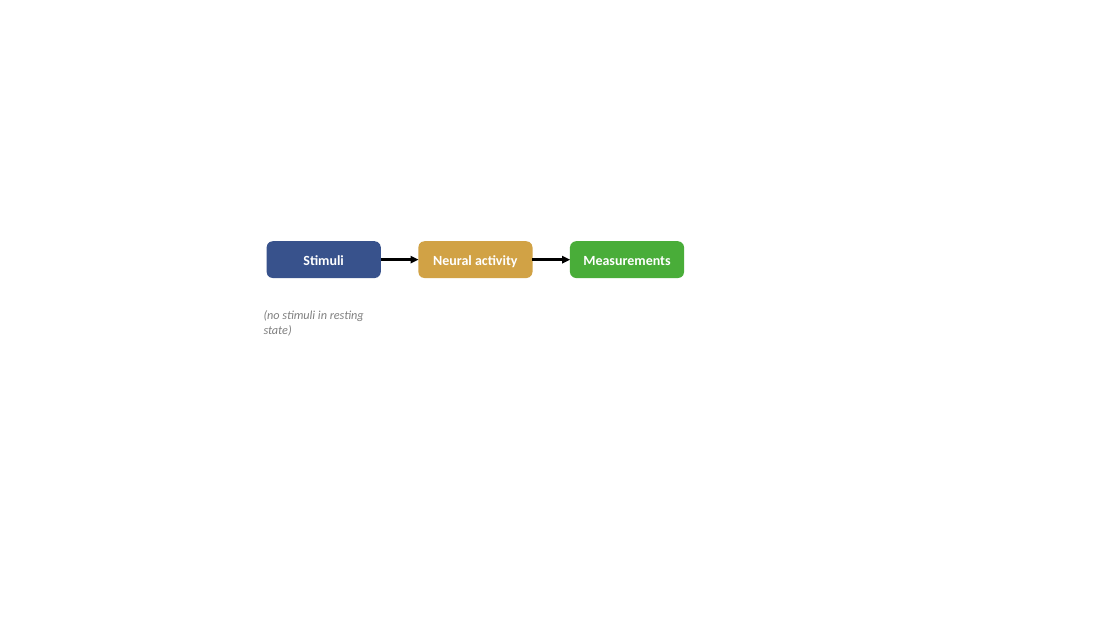
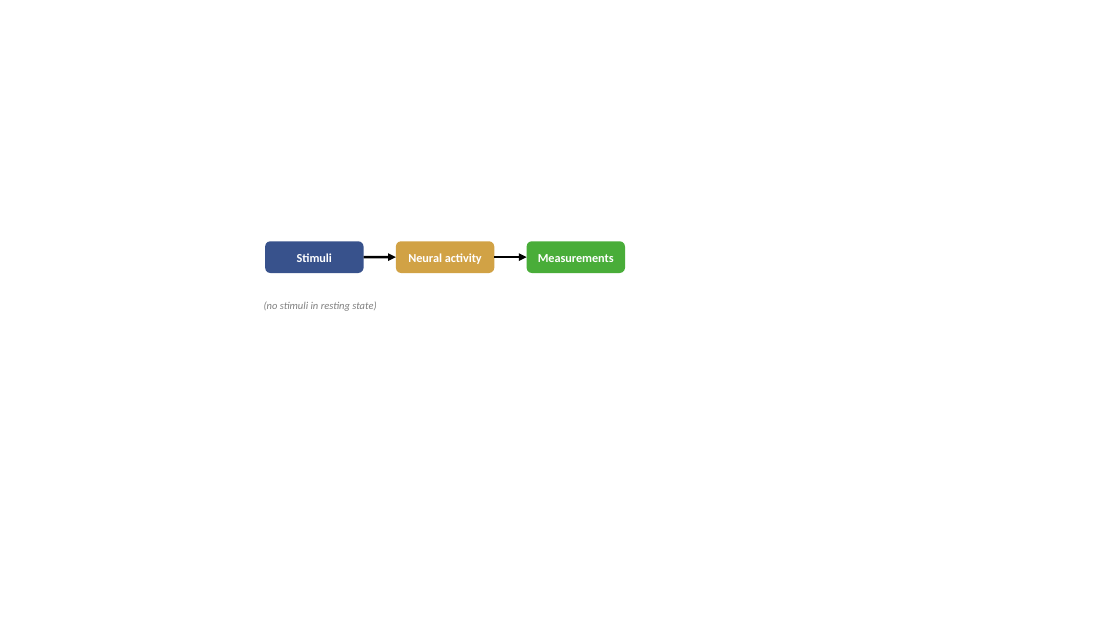
Before and after one commit to spm/spm-docs, a slide deck: slide 1 of theory/dcm/theory-dcm-images.pptx. Drawn at 1120x630 pixels with LibreOffice and Linux fonts; fonts in the diff are those of the drawing; background and template pictures are left out. Boxes give left, top, right and bottom in pixels: in the first picture for what was removed or moved away, otherwise in the second. Text is boxed around its words. In the diff, an @@ line names an element or a change of style, - is before the commit and + after.

```diff
--- a/theory/dcm/theory-dcm-images.pptx
+++ b/theory/dcm/theory-dcm-images.pptx
@@ rounded rectangle "Stimuli" resized from (x1=266, y1=241, x2=381, y2=278) to (x1=266, y1=241, x2=364, y2=273) @@
@@ arrow moved from (381, 260) - (418, 260) to (364, 257) - (396, 257) @@
@@ rounded rectangle "Neural activity" resized from (x1=418, y1=241, x2=533, y2=278) to (x1=396, y1=241, x2=494, y2=273) @@
@@ arrow moved from (533, 260) - (571, 260) to (494, 257) - (527, 257) @@
@@ size 12 to 10.5 pt in 3 elements at (x1=266, y1=241, x2=364, y2=273), (x1=396, y1=241, x2=494, y2=273), (x1=527, y1=241, x2=625, y2=273) @@
@@ rounded rectangle "Measurements" resized from (x1=571, y1=241, x2=685, y2=278) to (x1=527, y1=241, x2=625, y2=273) @@
@@ text "(no stimuli in resting state)" moved from (x1=264, y1=310, x2=364, y2=336) to (x1=264, y1=301, x2=376, y2=311) @@
@@ text "(no stimuli in resting state)" at (x1=264, y1=301, x2=376, y2=311): size 10.5 to 9 pt @@
```
Also in this commit, not shown: 1 other file.
